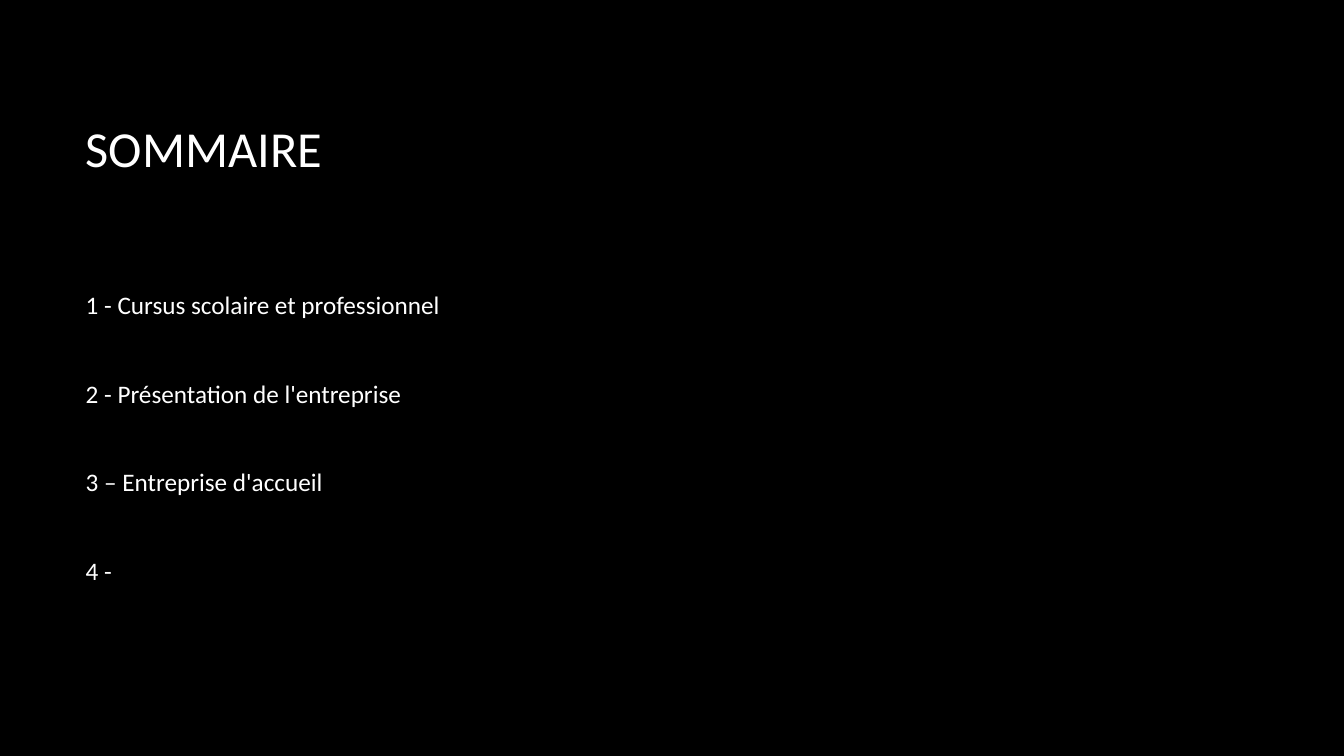
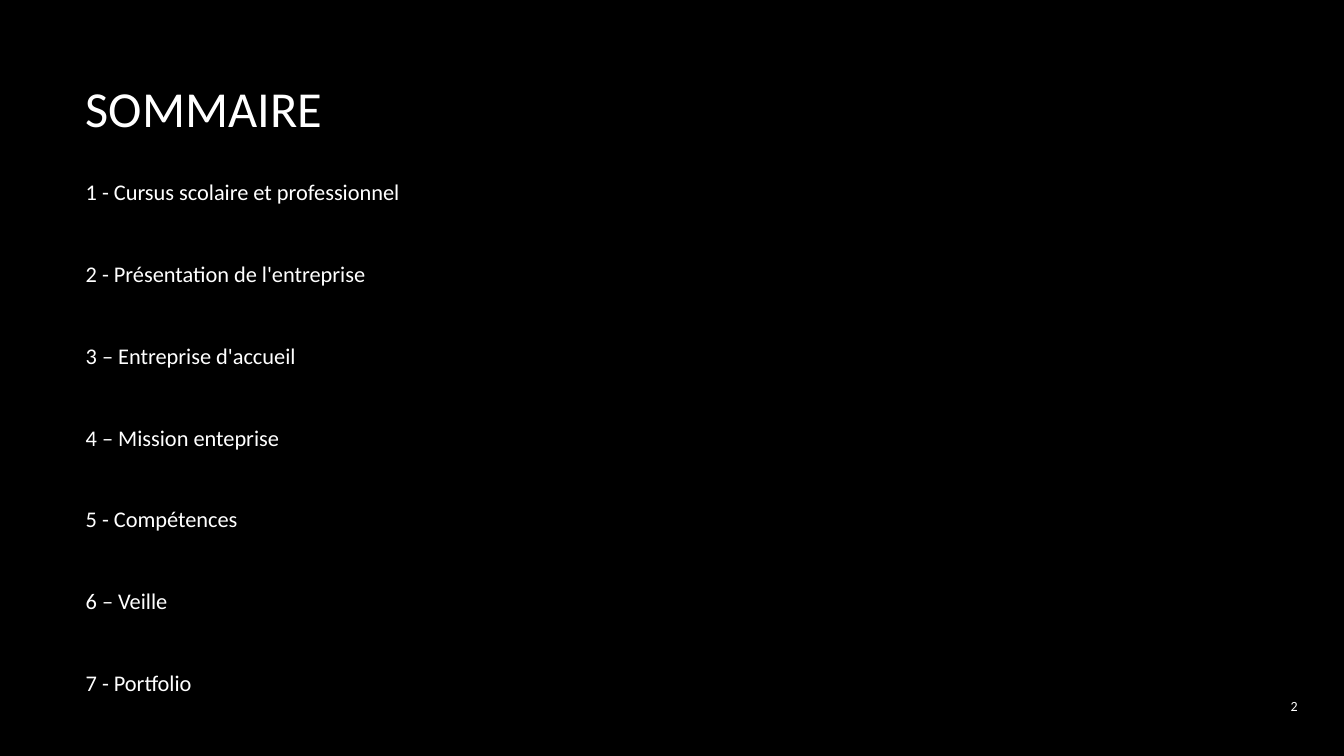
Before and after one commit to MrMblock/kizamo, a slide deck: slide 2 of src/pptx/presentation.pptx. Drawn at 1344x756 pixels with LibreOffice and Linux fonts; fonts in the diff are those of the drawing; background and template pictures are left out. Boxes give left, top, right and bottom in pixels: in the first picture for what was removed or moved away, otherwise in the second. Text is boxed around its words. In the diff, an @@ line names an element or a change of style, - is before the commit and + after.

```diff
--- a/src/pptx/presentation.pptx
+++ b/src/pptx/presentation.pptx
@@ title "SOMMAIRE" moved from (x1=86, y1=134, x2=322, y2=168) to (x1=86, y1=94, x2=322, y2=128) @@
@@ text at (x1=86, y1=184, x2=399, y2=368): size 18 to 16 pt in "1 - Cursus scolaire et professionnel", "2 - Présentation de l'entreprise", "3 – Entreprise d'accueil" @@
@@ text at (x1=86, y1=430, x2=279, y2=691): text changed; size 18 to 16 pt @@
-4 -
+4 – Mission enteprise
+5 - Compétences
+6 – Veille
+7 - Portfolio
@@ page number added at (x1=1291, y1=702, x2=1298, y2=711), 10 pt, text #FFFFFF @@
+2
```
Also in this commit, not shown: 11 other slides changed, 1 slide added, 3 slides removed, 3 other files.
